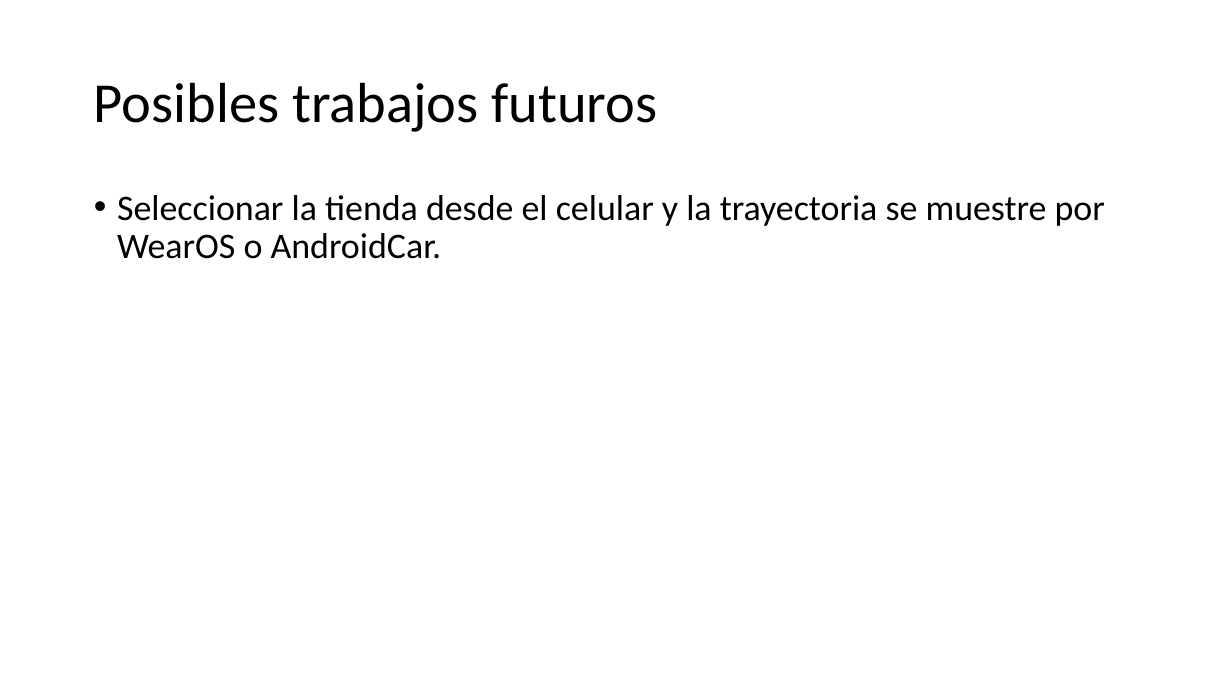
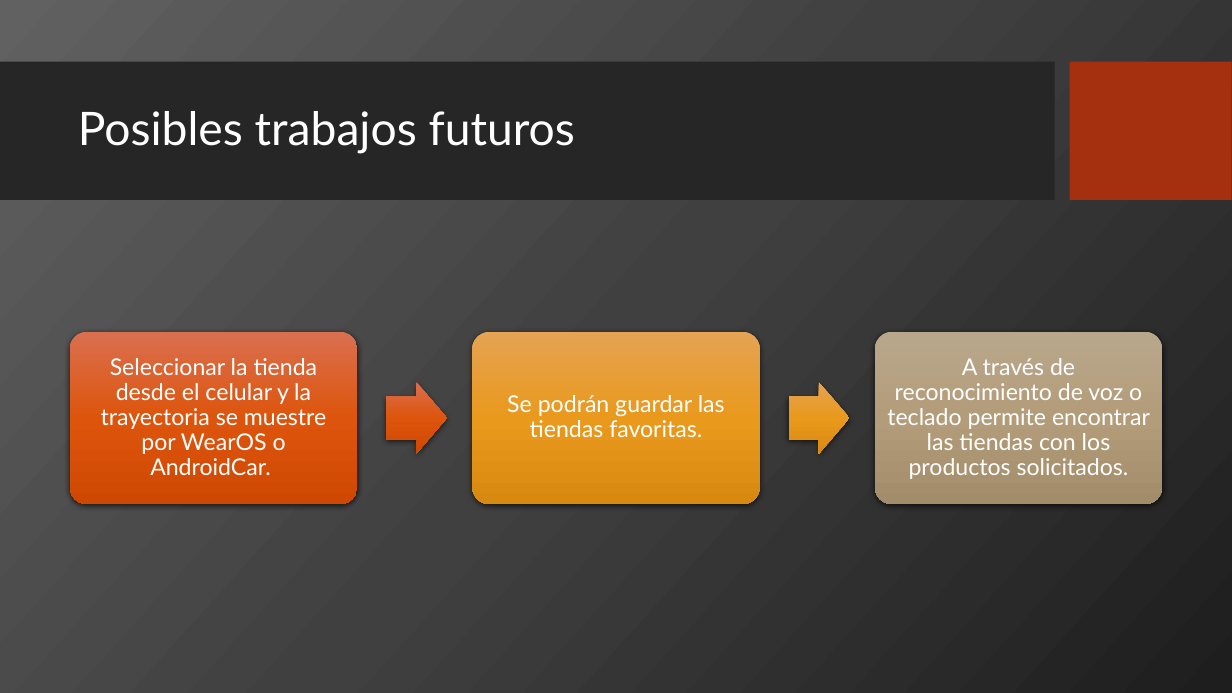
Before and after one commit to JoaquinEMZ/ProyectoAndroid2, a slide deck: slide 9 of presentacion android.pptx (slide 8 before the commit). Drawn at 1232x693 pixels with LibreOffice and Linux fonts; fonts in the diff are those of the drawing; background and template pictures are left out. Boxes give left, top, right and bottom in pixels: in the first picture for what was removed or moved away, otherwise in the second. Text is boxed around its words. In the diff, an @@ line names an element or a change of style, - is before the commit and + after.

```diff
--- a/presentacion android.pptx
+++ b/presentacion android.pptx
@@ background #FFFFFF to picture (left out) @@
@@ rectangle added at (0,62,1055,201), fill #262626 @@
@@ title "Posibles trabajos futuros": place and size @@
-title "Posibles trabajos futuros" at (94,82,657,132)
+title "Posibles trabajos futuros" at (78,111,575,154)
@@ title "Posibles trabajos futuros" at (78,111,575,154): size 44 to 36 pt, font Calibri to Lato, text colour #000000 to #FFFFFF @@
@@ rectangle added at (1070,62,1232,201), fill #A5300F @@
@@ text "Seleccionar la tienda desde el ...": place and size @@
-text "Seleccionar la tienda desde el ..." at (117,195,1105,259)
+text "Seleccionar la tienda desde el ..." at (101,358,326,475)
@@ text "Seleccionar la tienda desde el ..." at (101,358,326,475): size 28 to 18 pt, font Calibri to Lato, text colour #000000 to #FFFFFF; alignment left to centre; bullet • to none; less space between paragraphs; vertical alignment top to middle @@
@@ group added at (70,332,1163,505): 3 rounded rectangles, 2 right arrows, 2 texts @@
+Se podrán guardar las tiendas favoritas.
+A través de reconocimiento de voz o teclado permite encontrar las tiendas con los productos solicitados.
```
Also in this commit, not shown: 7 other slides changed, 1 slide added, 3 other files.
